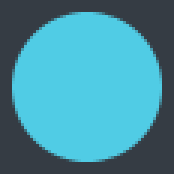
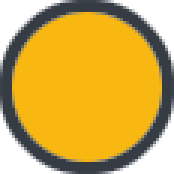
Two versions of the same layered image (174x174). Layer-by-layer changes:
added layer "图层 2" above "30" over [0, 0, 174, 174]
showed "30" (1st of 2) over [12, 12, 162, 162]
hid "30" (2nd of 2) over [12, 12, 162, 162]
hid "图层 1" over [0, 0, 174, 174]
